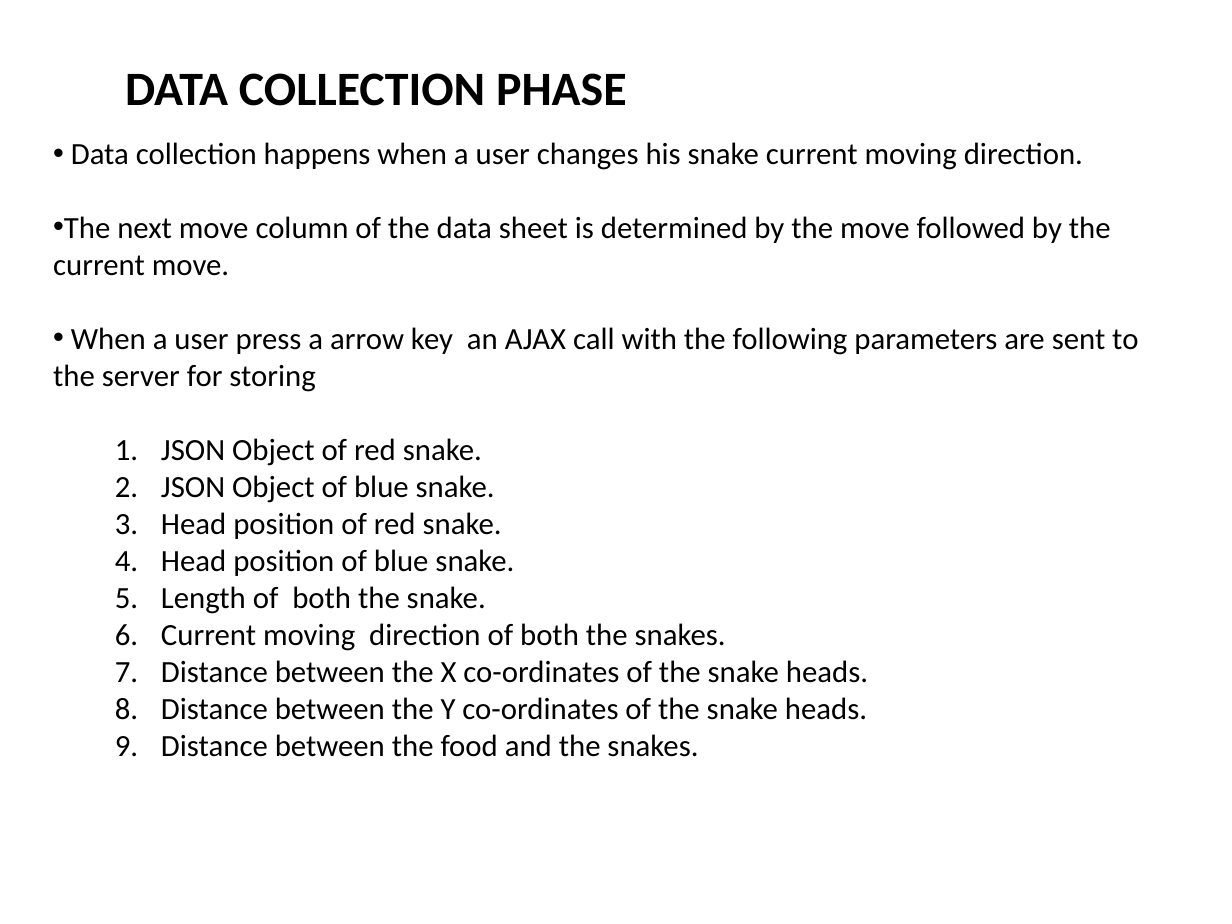
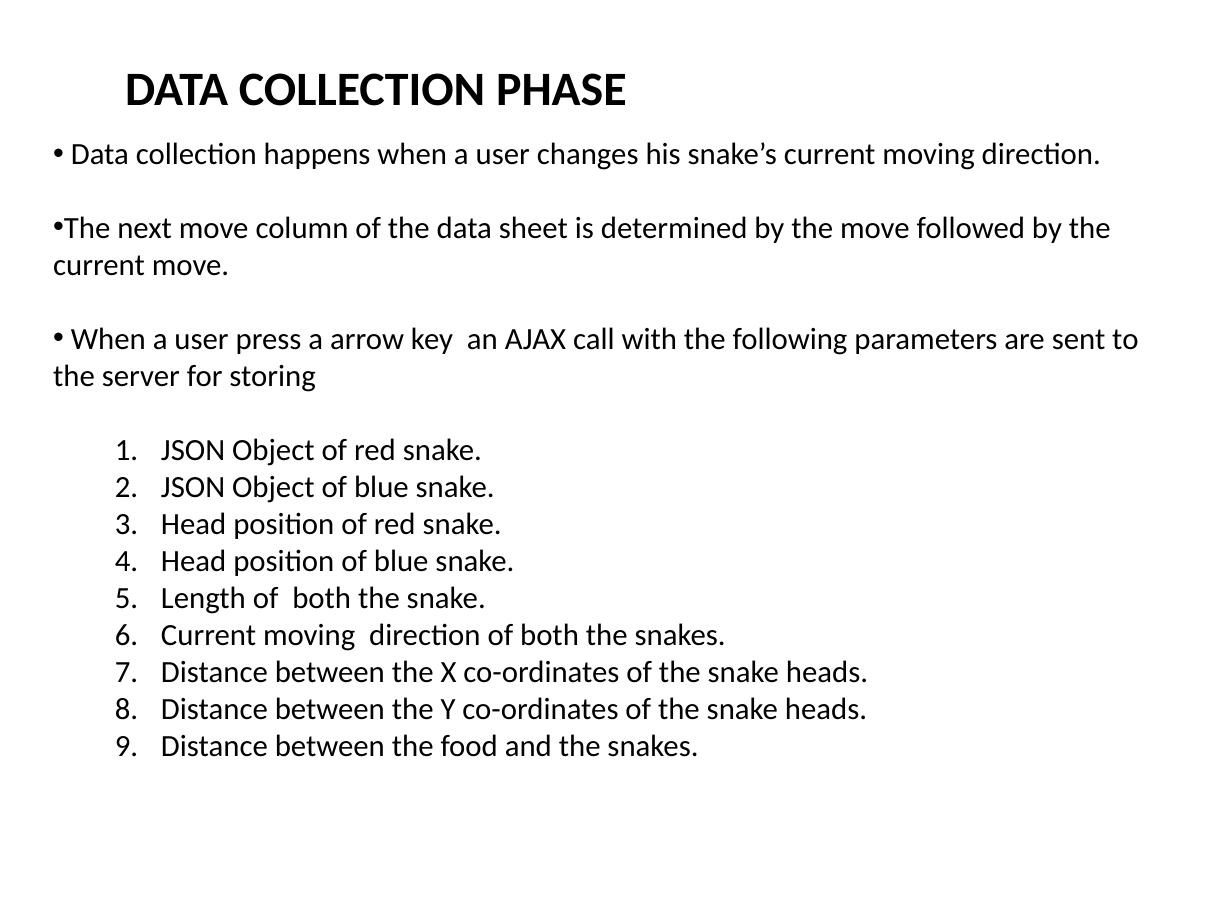
Before and after one commit to Greeny6092/Mini-Project-sem7-, a slide deck: slide 17 of presentation/AI BASED MULTIPLAYER SNAKE GAME(mini project).pptx. Drawn at 1232x924 pixels with LibreOffice and Linux fonts; fonts in the diff are those of the drawing. Boxes give left, top, right and bottom in pixels: in the first picture for what was removed or moved away, otherwise in the second. Text is boxed around its words. In the diff, an @@ line names an element or a change of style, - is before the commit and + after.

```diff
--- a/presentation/AI BASED MULTIPLAYER SNAKE GAME(mini project).pptx
+++ b/presentation/AI BASED MULTIPLAYER SNAKE GAME(mini project).pptx
@@ text at box(71, 142, 1101, 170): text changed @@
-• Data collection happens when a user changes his snake current moving direction.
+• Data collection happens when a user changes his snake’s current moving direction.
```
Also in this commit, not shown: 10 other slides changed, 2 other files.
